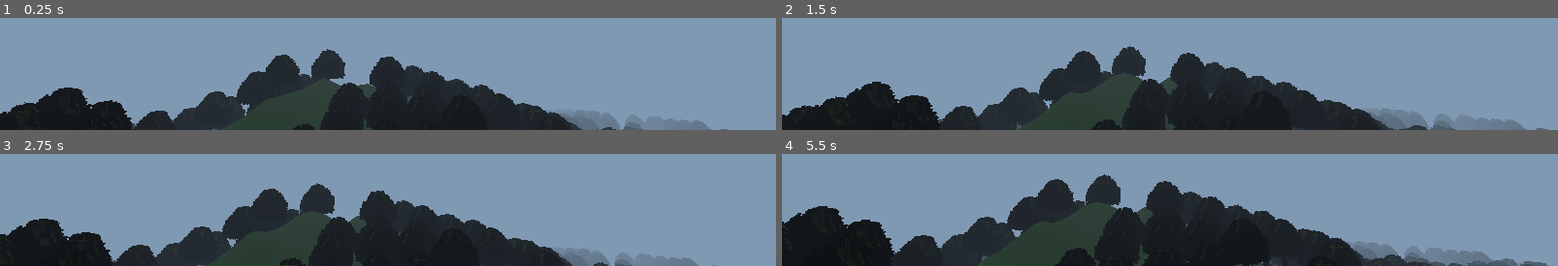
Above: before the commit, frames 1-4 (two rows, left to right).
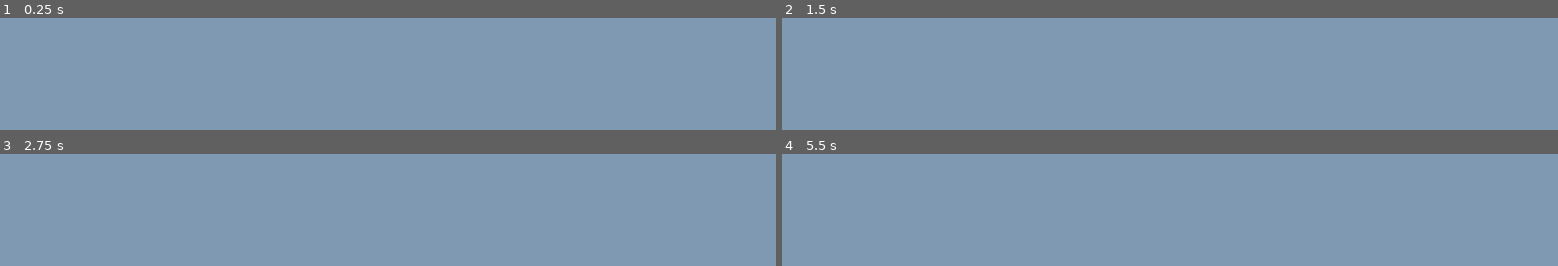
Above: after the commit, the same moments.

Repository: itaden1/webRPG
Game: Godot game, scene res://Scenes/World.tscn
Same seed, same stepped clock (60 frames per second), same inputs: the game is played once before the commit and once after it. The project has no main scene, so this scene is started directly.
Inputs (mouse positions are in pixels of both pictures, inside the frame that each line leads up to):
- Up to frame 1 (0.25 s): no input
- Up to frame 2 (1.5 s): move the mouse to (outside the picture) at 0.52 s; hold F 0.53-1.28 s; hold W from 0.53 s (still down); tap Space at 0.77 s; move the mouse to (outside the picture) at 1.27 s; tap F at 1.35 s
- Up to frame 3 (2.75 s): keep holding W; tap Space at 1.52 s; tap Enter at 2 s; move the mouse to (outside the picture) at 2.02 s; hold F from 2.03 s (still down)
- Up to frame 4 (5.5 s): keep holding W; move the mouse to (outside the picture) at 2.77 s; release F at 2.78 s; tap F at 2.85, 4.35 s; tap Space at 3.02, 3.77, 4.52 s; move the mouse to (outside the picture) at 3.52 s; hold F 3.53-4.28 s; move the mouse to (outside the picture) at 4.27 s; move the mouse to (outside the picture) at 5.02 s; hold F from 5.03 s (still down)

The runs differ from the first frame. In frame 1, 29% of the frame differs, in the area x 0-94%, y 27-100%; in frame 2, 32%; in frame 3, 30%; in frame 4, 38%, in the area x 0-99%, y 18-100%.

Commit message:
chunk system

Diff:
--- a/Scenes/World.tscn
+++ b/Scenes/World.tscn
@@ -1,19 +1,19 @@
-[gd_scene load_steps=7 format=2]
+[gd_scene load_steps=8 format=2]
 
 [ext_resource path="res://Scripts/Generators/TerrainGenerator.gd" type="Script" id=1]
 [ext_resource path="res://Materials/Grass.tres" type="Material" id=2]
 [ext_resource path="res://assets/simple_fpsplayer/Player.tscn" type="PackedScene" id=3]
 
+[sub_resource type="ProceduralSky" id=4]
+
 [sub_resource type="Environment" id=1]
 background_mode = 1
+background_sky = SubResource( 4 )
 background_color = Color( 0.501961, 0.6, 0.701961, 1 )
 fog_enabled = true
 fog_color = Color( 0.501961, 0.6, 0.701961, 1 )
-fog_depth_begin = 30.0
-fog_depth_end = 0.0
 
 [sub_resource type="PlaneMesh" id=2]
-size = Vector2( 20000, 20000 )
 subdivide_width = 100
 subdivide_depth = 100
 
--- a/Scenes/WorldChunk.tscn
+++ b/Scenes/WorldChunk.tscn
@@ -4,5 +4,5 @@
 
 [node name="MeshInstance" type="MeshInstance"]
 script = ExtResource( 1 )
-lod_1_dist = 3500.0
+lod_1_dist = 4500.0
 lod_2_dist = 8000.0
--- a/Scripts/Generators/TerrainGenerator.gd
+++ b/Scripts/Generators/TerrainGenerator.gd
@@ -4,14 +4,15 @@
 var mesh_inst_scene = preload("res://Scenes/WorldChunk.tscn")
 var tree_scene = preload("res://Scenes/Tree01.tscn")
 
-const OCEAN_LEVEL = 0.35
+const OCEAN_LEVEL = 0.25
 const TREE_LINE = 0.45
 
-export (int) var chunk_count_x = 20
-export (int) var chunk_count_y = 20
-export (Vector2) var chunk_size = Vector2(500, 500)
+export (Vector2) var chunks_to_render = Vector2(3, 3)
+export (float) var chunk_load_time = 1.2
+export (Vector2) var world_size = Vector2(40000, 40000)
+export (Vector2) var chunk_size = Vector2(2000, 2000)
 export (Vector2) var chunk_divisions = Vector2(30, 30)
-export (Vector2) var low_lod_chunk_divisions = Vector2(5, 5)
+export (Vector2) var low_lod_chunk_divisions = Vector2(10, 10)
 export (SpatialMaterial) var material
 
 export (float) var hill_multiplyer = 20.0
@@ -21,81 +22,137 @@
 onready var player: KinematicBody = get_node("Player")
 
 var hill_noise := OpenSimplexNoise.new()
-
-var generation_thread: Thread
-
-var instanced_tiles = {}
-
-func generation_thread_method():
-
-	pass
+var biome_noise := OpenSimplexNoise.new()
+
+var thread: Thread
+
+var instanced_chunks = {}
+var thread_timer := Timer.new()
+
+
+func get_closest_multiple(n: int, x: int):
+	if x > n:
+		return x
+	n = n + int(x/2)
+	n = n - (n % x)
+	return n
+
+
+func _start_chunk_generation():
+	_generation_thread_method(player.global_transform.origin)
+#	if thread and thread.is_active():
+#		thread.wait_to_finish()
+#	thread = Thread.new()
+#	if thread.start(self, "_generation_thread_method", player.global_transform.origin) != OK:
+#		print("failed to start the thread")
+
+func _generation_thread_method(player_position):
+	var player_chunk_x = get_closest_multiple(int(player_position.x), chunk_size.x)
+	var player_chunk_z = get_closest_multiple(int(player_position.z), chunk_size.y)
+	print("player is at chunk ", player_chunk_x, "-", player_chunk_z)
+	render_world_chunks(Vector2(player_chunk_x, player_chunk_z))
+
+func render_world_chunks(start_pos: Vector2):
+	var start_x = start_pos.x - chunks_to_render.x * chunk_size.x
+	var end_x = start_pos.x + (chunks_to_render.x + 1) * chunk_size.x
+	var start_y = start_pos.y - chunks_to_render.y * chunk_size.y
+	var end_y = start_pos.y + (chunks_to_render.y + 1) * chunk_size.y
+
+	var chunks_to_add := []
+
+	for x in range(start_x, end_x, chunk_size.x):
+		print(x)
+		for y in range(start_y, end_y, chunk_size.y):
+			if instanced_chunks.has(Vector2(
+				x,
+				y
+			)):
+				continue
+			var plane_mesh := PlaneMesh.new()
+			plane_mesh.subdivide_depth = chunk_divisions.y
+			plane_mesh.subdivide_width = chunk_divisions.x
+			plane_mesh.size = chunk_size
+
+			var lod_mesh := PlaneMesh.new()
+			lod_mesh.subdivide_depth = low_lod_chunk_divisions.y
+			lod_mesh.subdivide_width = low_lod_chunk_divisions.x
+			lod_mesh.size = chunk_size
+
+			var mesh_inst = mesh_inst_scene.instance()
+			mesh_inst.lod_1_mesh = apply_heights_to_mesh(plane_mesh, x, y)
+			mesh_inst.lod_2_mesh = apply_heights_to_mesh(lod_mesh, x, y)
+			mesh_inst.player = player
+
+			mesh_inst.transform.origin = Vector3(
+				x,
+				0,
+				y
+			)
+			mesh_inst.material_override = material
+			instanced_chunks[Vector2(
+				x,
+				y
+			)] = mesh_inst
+			add_child(mesh_inst)
+
+			# place some trees
+			var tree_spacing := 160.0
+			var tree_line = modify_land_height(TREE_LINE)
+			var ocean_line = modify_land_height(OCEAN_LEVEL + 0.001)
+			for i in range(int(chunk_size.x / tree_spacing)):
+				for l in range(int(chunk_size.y / tree_spacing)):
+					# TODO use the rng singleton and seed to reproduce results
+					var position_x : float = x + i * rand_range(tree_spacing-20, tree_spacing+20)
+					var position_y : float = y + l * rand_range(tree_spacing-20, tree_spacing+20)
+					if biome_noise.get_noise_3d(position_x, 0, position_y) > 0.3:
+						var e = get_reshaped_elevation(position_x, position_y)
+						if e > ocean_line and e < tree_line:
+
+							var tree = tree_scene.instance()
+							mesh_inst.add_child(tree)
+							tree.global_transform.origin.x = position_x
+							tree.global_transform.origin.z = position_y
+							tree.global_transform.origin.y = e
+
+
+			#chunks_to_add.append(mesh_inst)
+	call_deferred("add_chunks", chunks_to_add)
+
+func add_chunks(chunks: Array):
+	print("adding chunks to world")
+	for c in chunks:
+		add_child(c)
 
 func _ready():
+
+	add_child(thread_timer)
+	thread_timer.wait_time = chunk_load_time
+	thread_timer.one_shot = false
+	thread_timer.connect("timeout", self, "_start_chunk_generation")
+	thread_timer.start()
 
 	hill_noise.seed = Rng.get_random_int()
 	hill_noise.octaves = 6
 	hill_noise.period = 3100.0
 	hill_noise.persistence = 0.5
 
-	var biome_noise := OpenSimplexNoise.new()
+
 	biome_noise.seed = Rng.get_random_int()
 	biome_noise.octaves = 4
 	biome_noise.period = 500.0
 	biome_noise.persistence = 0.8
 
-	for x in chunk_count_x:
-		for y in chunk_count_y:
-			var plane_mesh := PlaneMesh.new()
-			plane_mesh.subdivide_depth = chunk_divisions.y
-			plane_mesh.subdivide_width = chunk_divisions.x
-			plane_mesh.size = chunk_size
-
-			var lod_mesh := PlaneMesh.new()
-			lod_mesh.subdivide_depth = low_lod_chunk_divisions.y
-			lod_mesh.subdivide_width = low_lod_chunk_divisions.x
-			lod_mesh.size = chunk_size
-
-			var mesh_inst = mesh_inst_scene.instance()
-			mesh_inst.lod_1_mesh = apply_heights_to_mesh(plane_mesh, x, y, hill_multiplyer)
-			mesh_inst.lod_2_mesh = apply_heights_to_mesh(lod_mesh, x, y, hill_multiplyer)
-			mesh_inst.player = player
-
-			add_child(mesh_inst)
-			mesh_inst.global_transform.origin = Vector3(
-				x * chunk_size.x,
-				0,
-				y * chunk_size.y
-			)
-			mesh_inst.material_override = material
-
-			# place some trees
-			var tree_spacing := 130.0
-			var tree_line = modify_land_height(TREE_LINE)
-			var ocean_line = modify_land_height(OCEAN_LEVEL + 0.001)
-			for i in range(4):
-				for l in range(4):
-					# TODO use the rng singleton and seed to reproduce results
-					var position_x : float = x * chunk_size.x + i * rand_range(tree_spacing-20, tree_spacing+20)
-					var position_y : float = y * chunk_size.y + l * rand_range(tree_spacing-20, tree_spacing+20)
-					if biome_noise.get_noise_3d(position_x, 0, position_y) > 0.0:
-
-						var e = get_reshaped_elevation(position_x, position_y)
-						if e > ocean_line and e < tree_line:
-							var tree = tree_scene.instance()
-							add_child(tree)
-							tree.global_transform.origin.x = position_x
-							tree.global_transform.origin.z = position_y
-							tree.global_transform.origin.y = e
-
-
+	_start_chunk_generation()
+#
 	GameEvents.emit_signal("terrain_generation_complete")
-	get_node("Ocean").global_transform.origin.y = modify_land_height(OCEAN_LEVEL) -20
+	var ocean = get_node("Ocean")
+	ocean.global_transform.origin.y = modify_land_height(OCEAN_LEVEL) -20
+	ocean.scale = Vector3(world_size.x, 0, world_size.y)
 
 func apply_heights_to_mesh(
 	mesh: PlaneMesh,
 	offset_x: int,
-	offset_y: int,
-	multiplyer=80
+	offset_y: int
 ) -> ArrayMesh:
 
 		var st := SurfaceTool.new()
@@ -107,8 +164,8 @@
 		for i in range(dt.get_vertex_count()):
 			var vertex = dt.get_vertex(i)
 			var height = get_reshaped_elevation(
-				vertex.x + offset_x * chunk_size.x,
-				vertex.z + offset_y * chunk_size.y
+				vertex.x + offset_x,
+				vertex.z + offset_y
 			)
 
 			vertex.y = height
@@ -136,11 +193,9 @@
 
 func euclidean_squared_distance(x: float, y: float) -> float:
 	# gets the euclidean squared distance from the vertex to the map border
-	var width = chunk_count_x * chunk_size.x
-	var height = chunk_count_y * chunk_size.y
-
-	var nx = 2 * x/width - 1
-	var ny = 2 * y/height - 1
+
+	var nx = 2 * x/world_size.x - 1
+	var ny = 2 * y/world_size.y - 1
 
 	var distance = min(1, (pow(nx, 2) + pow(ny, 2)) / sqrt(2))
 
@@ -157,3 +212,7 @@
 		return pow(e * 25 * 1.2, 3) + modify_land_height(OCEAN_LEVEL) + 1
 
 	return modify_land_height(elevation)
+
+func _exit_tree():
+	if thread:
+		thread.wait_to_finish()
--- a/Scripts/Singletons/RNG.gd
+++ b/Scripts/Singletons/RNG.gd
@@ -1,7 +1,7 @@
 extends Node
 
 var random_number_generator = RandomNumberGenerator.new()
-var _seed: String = 'super_duper'
+var _seed: String = 'super_duper optical illusions'
 var intialised: bool = false
 
 func _ready():
--- a/assets/simple_fpsplayer/Player.gd
+++ b/assets/simple_fpsplayer/Player.gd
@@ -4,9 +4,9 @@
 
 const GRAVITY = -32.8
 var vel = Vector3()
-const MAX_SPEED = 15
-const JUMP_SPEED = 10
-const ACCEL = 6.5
+const MAX_SPEED = 400
+const JUMP_SPEED = 50
+const ACCEL = 10.5
 
 var dir = Vector3()
 
